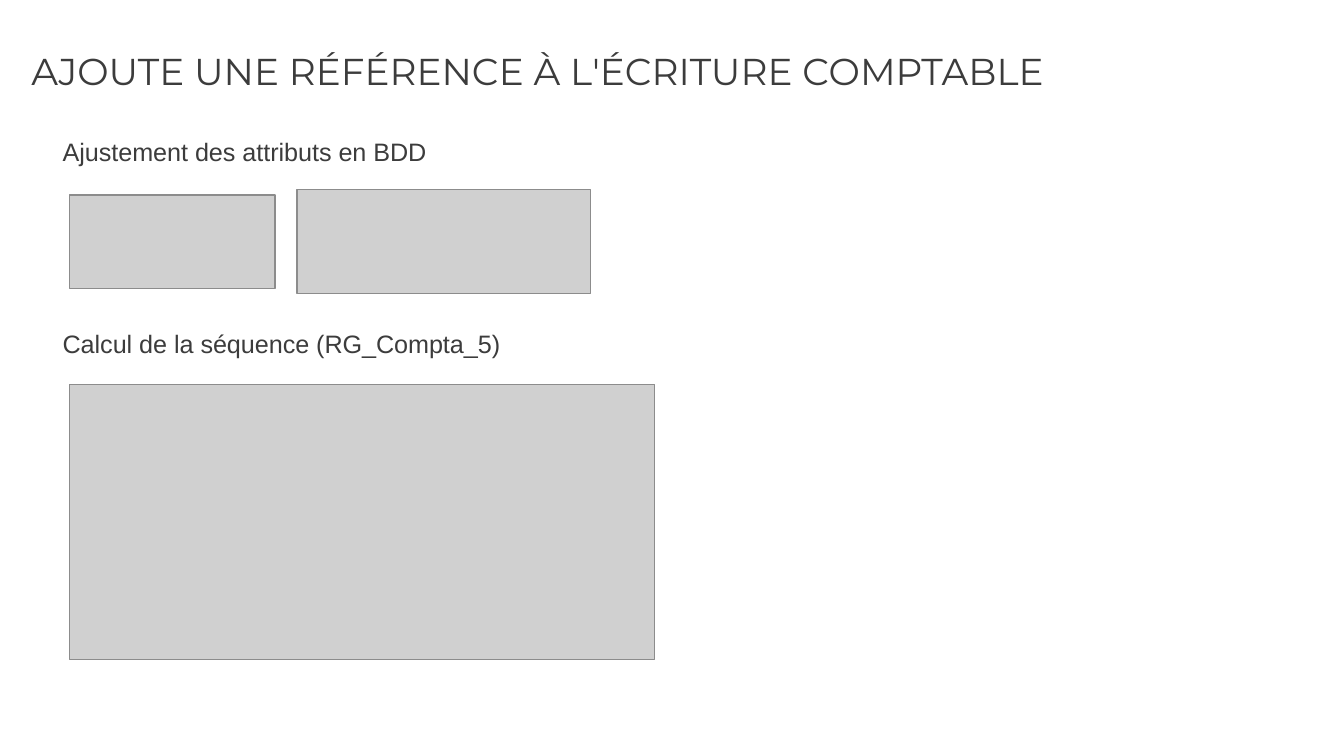
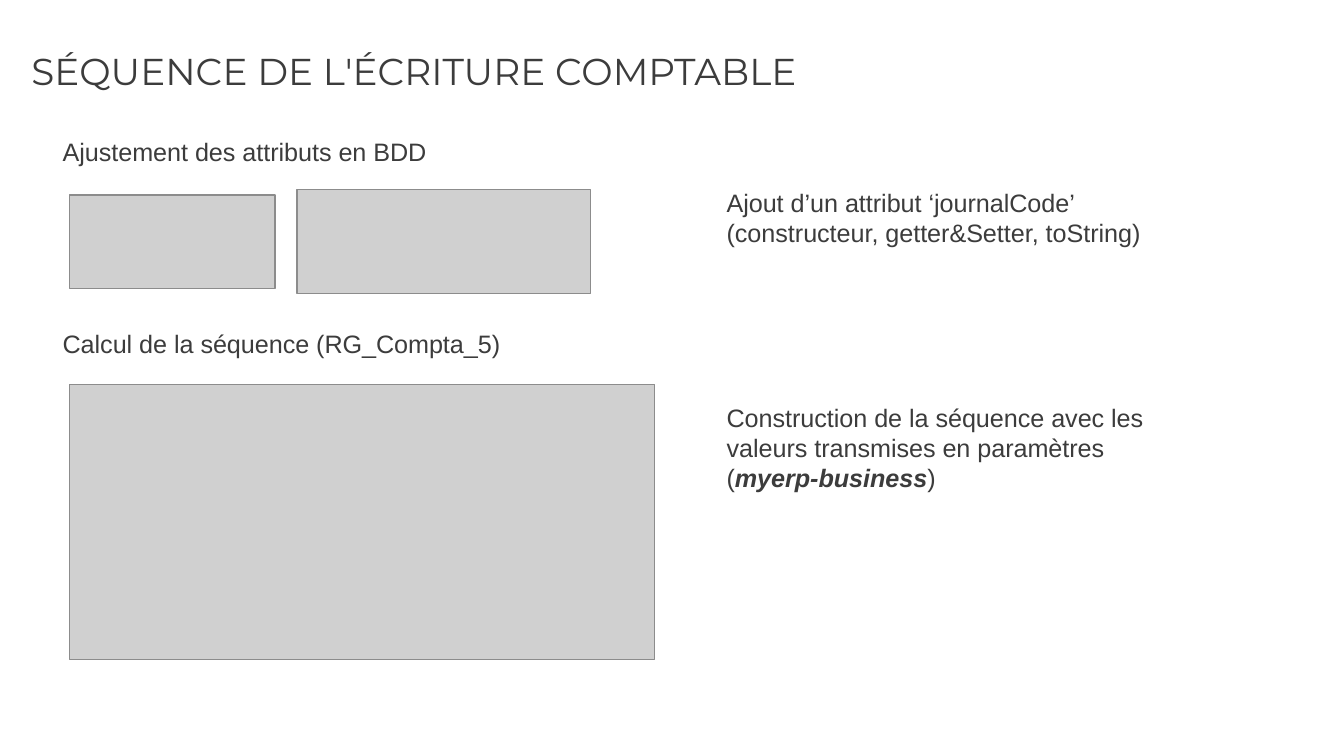
Before and after one commit to rvallet/ocp9-projetB4, a slide deck: slide 3 of doc/Présentation_OCP9_projetB4.pptx. Drawn at 1344x756 pixels with LibreOffice and Linux fonts; fonts in the diff are those of the drawing; grey boxes stand for pictures. Boxes give left, top, right and bottom in pixels: in the first picture for what was removed or moved away, otherwise in the second. Text is boxed around its words. In the diff, an @@ line names an element or a change of style, - is before the commit and + after.

```diff
--- a/doc/Présentation_OCP9_projetB4.pptx
+++ b/doc/Présentation_OCP9_projetB4.pptx
@@ title at [31, 52, 796, 90]: text changed @@
-AJOUTE UNE RÉFÉRENCE À L'ÉCRITURE COMPTABLE
+SÉQUENCE DE L'ÉCRITURE COMPTABLE
@@ text added at [727, 193, 1141, 247], 13.5 pt, text #3C3C3C @@
+Ajout d’un attribut ‘journalCode’ (constructeur, getter&Setter, toString)
@@ text added at [727, 408, 1143, 493], 13.5 pt, text #3C3C3C @@
+Construction de la séquence avec les valeurs transmises en paramètres
+(myerp-business)
```
Also in this commit, not shown: 2 other slides changed, 6 slides added, 2 slides removed, 3 other files.
